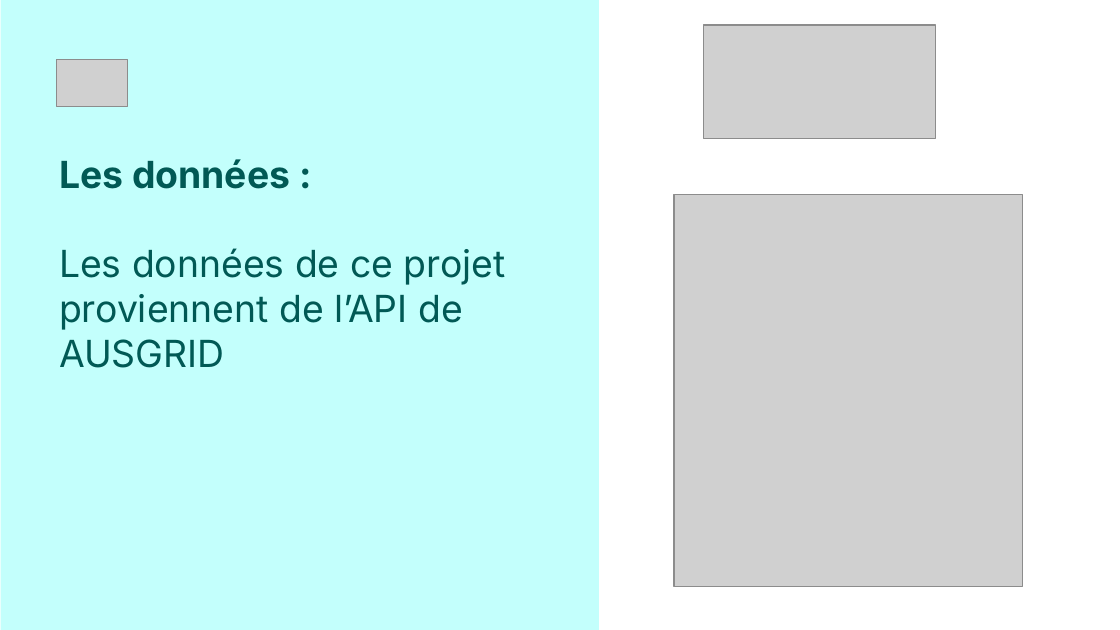
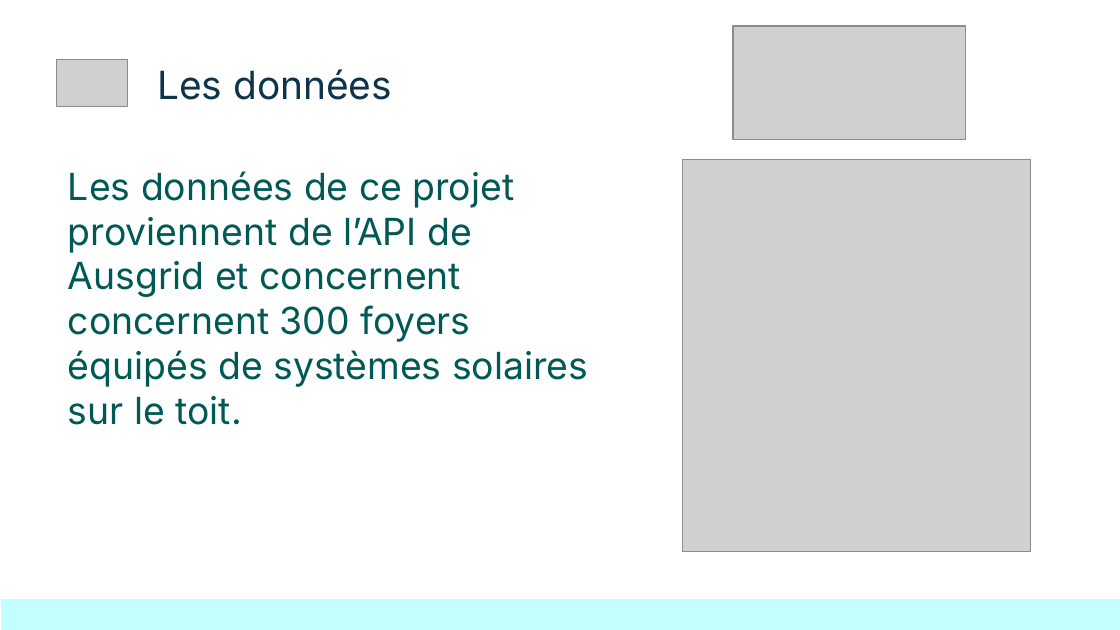
Before and after one commit to baigalmaa-baatar/Predict-energy-consumption, a slide deck: slide 7 of modeling/Final_Project_Slides.pptx (slide 5 before the commit). Drawn at 1120x630 pixels with LibreOffice and Linux fonts; fonts in the diff are those of the drawing; grey boxes stand for pictures. Boxes give left, top, right and bottom in pixels: in the first picture for what was removed or moved away, otherwise in the second. Text is boxed around its words. In the diff, an @@ line names an element or a change of style, - is before the commit and + after.

```diff
--- a/modeling/Final_Project_Slides.pptx
+++ b/modeling/Final_Project_Slides.pptx
@@ rectangle removed at (1, 0, 599, 629) @@
@@ picture: place and size @@
-picture at (703, 25, 935, 138)
+picture at (732, 26, 964, 139)
@@ title added at (157, 69, 392, 100), 25 pt, text #0E3449 @@
+Les données
@@ text at (68, 171, 588, 425): text changed @@
-Les données :
-Les données de ce projet proviennent de l’API de AUSGRID
+Les données de ce projet proviennent de l’API de Ausgrid et concernent concernent 300 foyers équipés de systèmes solaires sur le toit.
@@ picture: place and size @@
-picture at (674, 195, 1023, 587)
+picture at (682, 160, 1030, 552)
@@ rectangle added at (1, 599, 1120, 629), fill #C3FFFC @@
```
Also in this commit, not shown: 4 other slides changed, 19 slides added, 3 slides removed.
